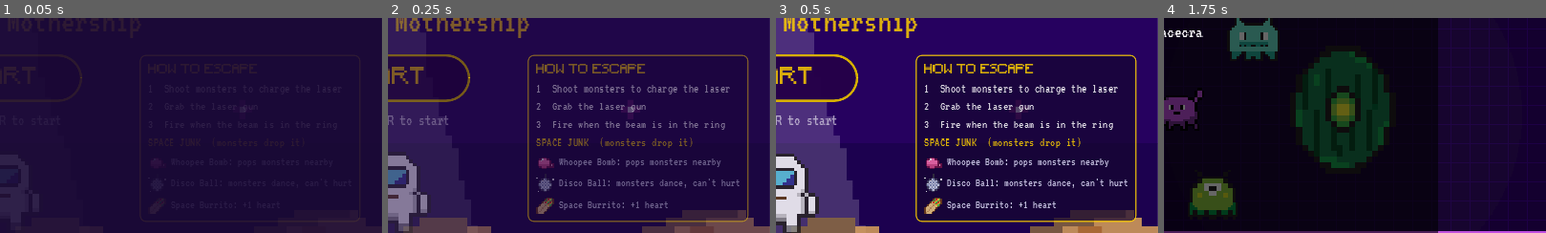
Above: before the commit, frames 1-4 (left to right).
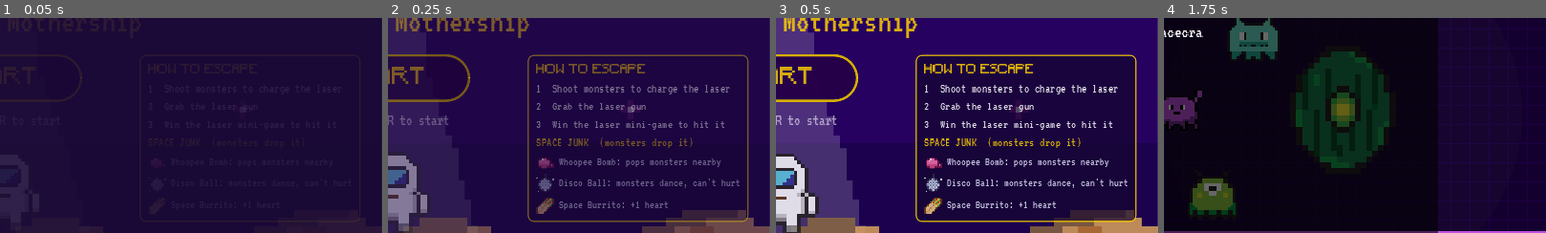
Above: after the commit, the same moments.

Repository: Game-Design-Abducted/abducted-escape-the-mothership
Game: Godot game, scene res://ui/title_screen.tscn
The game is run twice, just before and just after one commit, with the same random seed, the same clock (stepped at 60 frames per second) and the same inputs.
Inputs (mouse positions are % of the whole screen's width and height, from its top left):
- Up to frame 1 (0.05 s): no input
- Up to frame 2 (0.25 s): no input
- Up to frame 3 (0.5 s): no input
- Up to frame 4 (1.75 s): click "START" at 0.5 s; tap Enter (ui_accept) at 1.25, 1.52 s; move the mouse to (72, 45) at 1.27 s; hold D (move_right) from 1.28 s (still down); hold Space (attack) from 1.28 s (still down); click (72, 45) at 1.42 s
The pictures show only the part of the screen within x 50-100%, y 33-83%; the shares and areas given below are measured in that part.

The runs differ from the first frame. In frame 2, 0.6% of the frame differs, in the area x 43-89%, y 48-52%; in frame 3, 0.7%; in frame 4, nothing differs.

Commit message:
Power shot: show the green zone edges; title card mentions laser mini-games

Diff:
--- a/laser/aim_modes/power_shot.gd
+++ b/laser/aim_modes/power_shot.gd
@@ -108,6 +108,10 @@
 	var in_zone := power >= z.x and power <= z.y
 	var fill_color := Color(0.3, 1.0, 0.4) if in_zone else (Color(1.0, 0.3, 0.2) if power > z.y else Color(1.0, 0.85, 0.3))
 	draw_rect(Rect2(bar.position.x, bar.end.y - fill, BAR_SIZE.x, fill), fill_color)
+	# Zone edges on top, sticking out of the bar, so they stay visible under the fill
+	for edge in [z.x, z.y]:
+		var y: float = bar.end.y - BAR_SIZE.y * edge
+		draw_line(Vector2(bar.position.x - 7, y), Vector2(bar.end.x + 7, y), Color.WHITE, 2.0)
 	draw_rect(bar.grow(3), Color(1.0, 0.82, 0.0), false, 2.0)
 	if not _charging and _armed_in <= 0.0:
 		var blink := 0.5 + 0.5 * sin(Time.get_ticks_msec() / 150.0)
--- a/ui/controls_card.gd
+++ b/ui/controls_card.gd
@@ -22,7 +22,7 @@
 const STEPS := [
 	"1  Shoot monsters to charge the laser",
 	"2  Grab the laser gun",
-	"3  Fire when the beam is in the ring",
+	"3  Win the laser mini-game to hit it",
 ]
 ## [item kind, name, what it does]
 const JUNK := [
